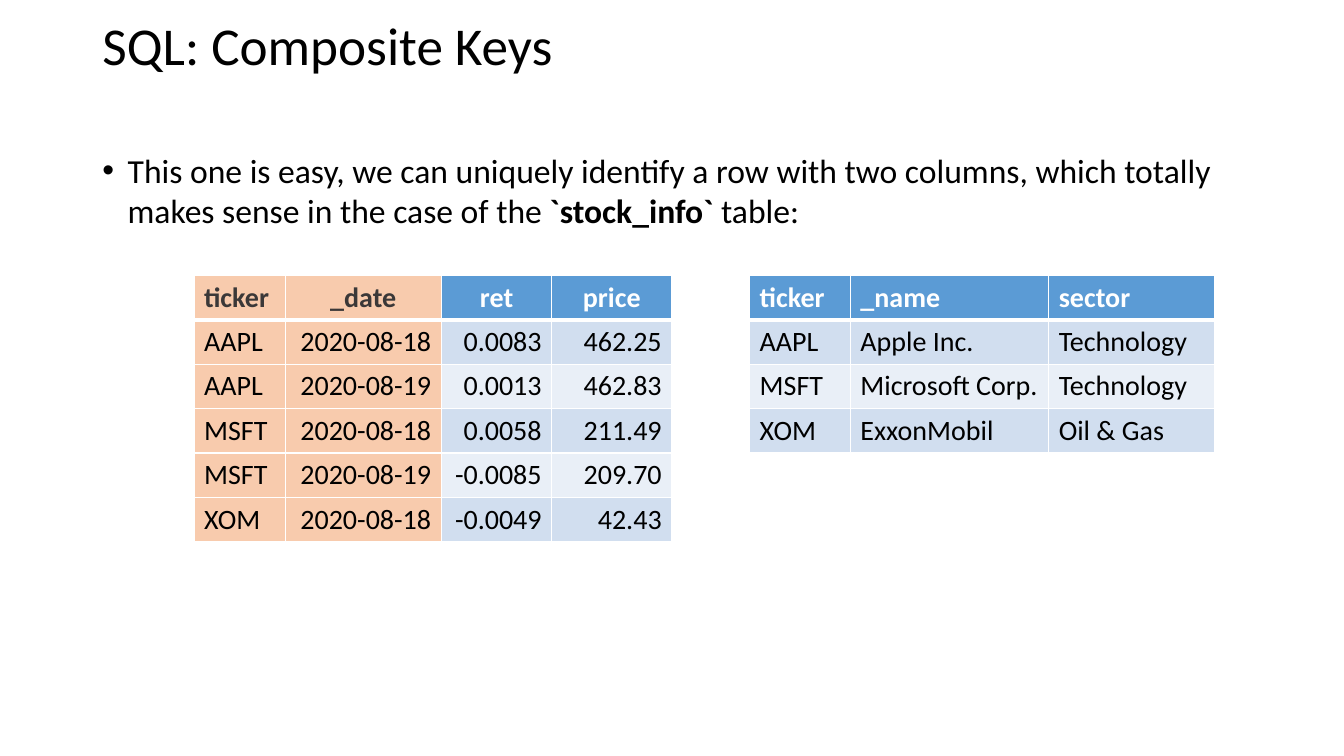
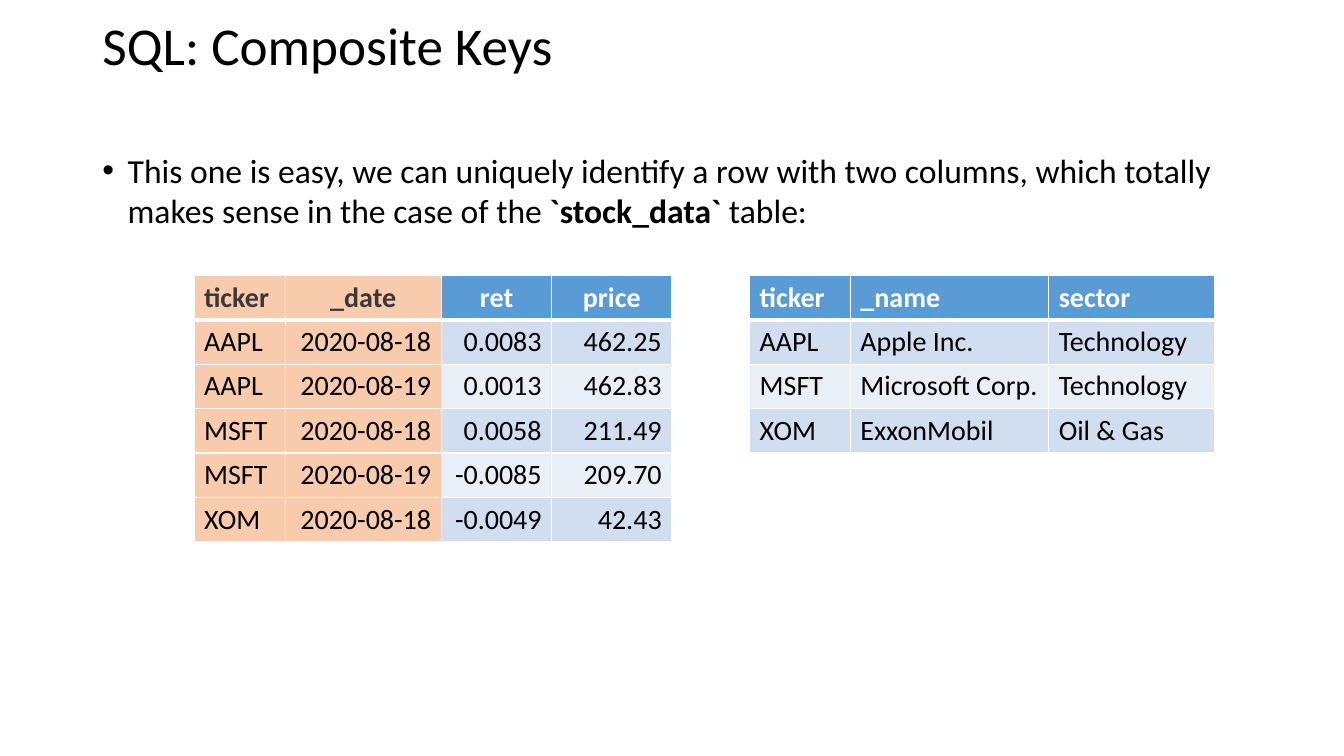
Before and after one commit to ipozdeev/it-skills-for-research, a slide deck: slide 10 of databases/databases_slides.pptx (slide 9 before the commit). Drawn at 1344x756 pixels with LibreOffice and Linux fonts; fonts in the diff are those of the drawing. Boxes give left, top, right and bottom in pixels: in the first picture for what was removed or moved away, otherwise in the second. Text is boxed around its words. In the diff, an @@ line names an element or a change of style, - is before the commit and + after.

Commit message:
typos in sql lecture

```diff
--- a/databases/databases_slides.pptx
+++ b/databases/databases_slides.pptx
@@ text at <box>128,159,1210,228</box>: text changed @@
-• This one is easy, we can uniquely identify a row with two columns, which totally makes sense in the case of the `stock_info` table:
+• This one is easy, we can uniquely identify a row with two columns, which totally makes sense in the case of the `stock_data` table:
```
Also in this commit, not shown: 4 other slides changed, 1 slide added, 2 other files.
